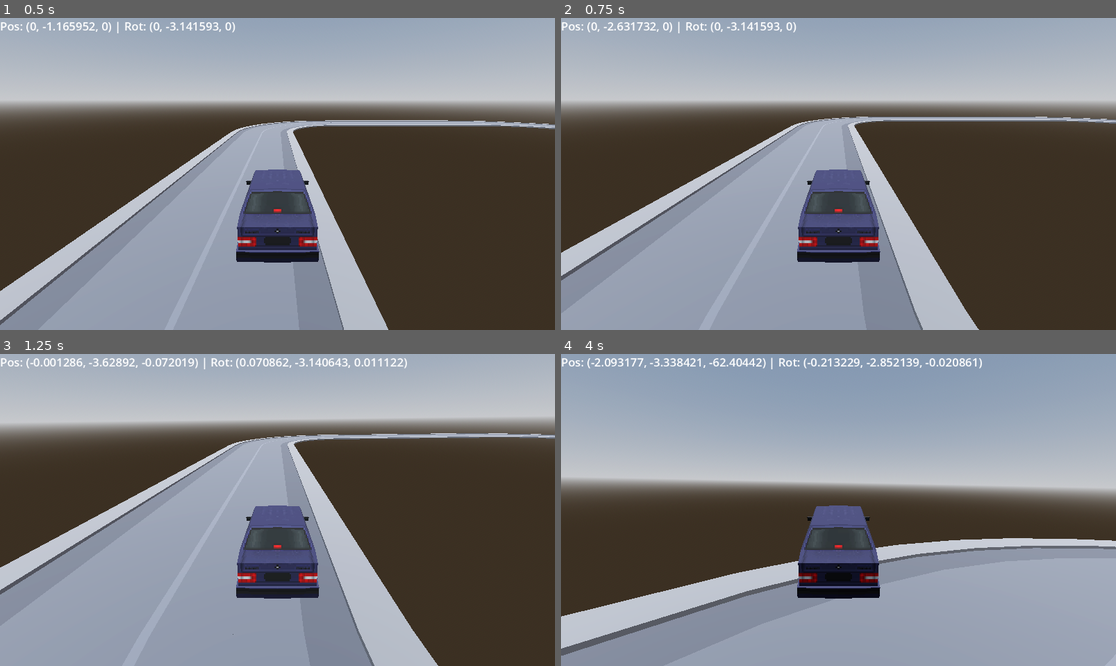
Above: before the commit, frames 1-4 (two rows, left to right).
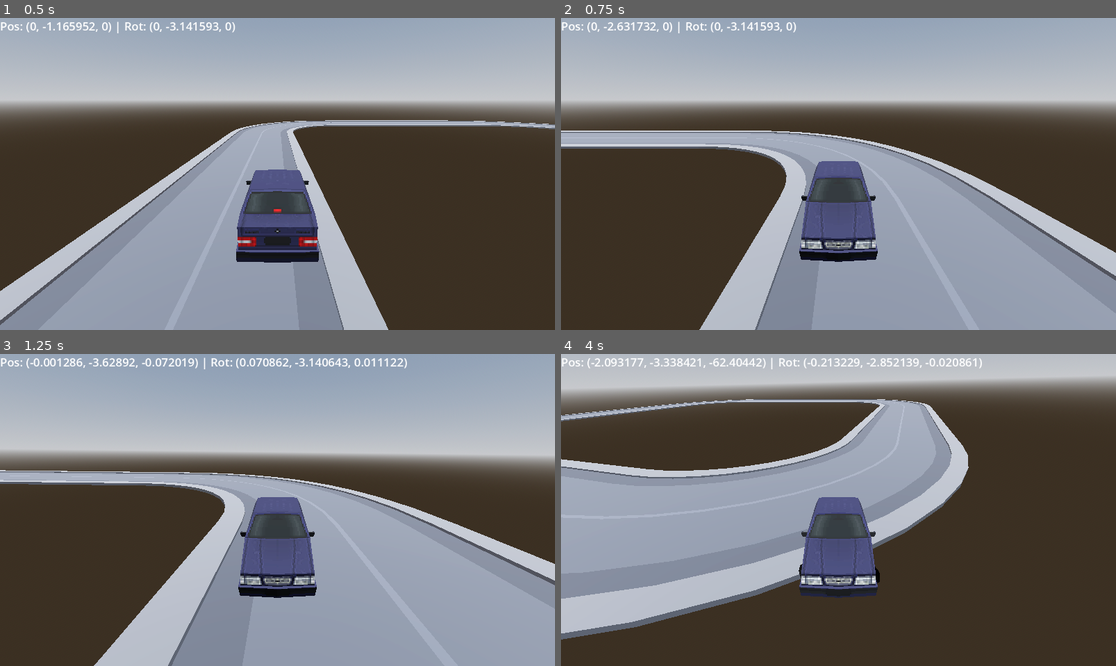
Above: after the commit, the same moments.

Repository: bstephe9/Racing-Game
Game: Godot game, scene res://main/main.tscn
Same seed, same stepped clock (60 frames per second), same inputs: the game is played once before the commit and once after it.
Inputs:
- Up to frame 1 (0.5 s): no input
- Up to frame 2 (0.75 s): hold Up (move_forward) from 0.53 s (still down); hold Shift (look_behind) from 0.53 s (still down)
- Up to frame 3 (1.25 s): keep holding Up (move_forward); keep holding Shift (look_behind)
- Up to frame 4 (4 s): release Shift (look_behind) at 1.28 s; tap Shift (look_behind) at 1.35, 2.85 s; hold Shift (look_behind) 2.03-2.78 s; tap Tab (mouse_capture) at 2.1 s; release Up (move_forward) at 3.53 s; hold Left (turn_left) from 3.53 s (still down); hold Shift (look_behind) from 3.53 s (still down)

Frame 1 is identical in both runs. In frame 2, 41% of the frame differs, in the area x 0-100%, y 31-100%; in frame 3, 59%; in frame 4, 86%, in the area x 0-100%, y 0-100%.

Commit message:
feat: Add rearview camera

Diff:
--- a/project.godot
+++ b/project.godot
@@ -18,6 +18,10 @@
 [autoload]
 
 Global="*res://main/global.gd"
+
+[display]
+
+window/size/always_on_top=true
 
 [filesystem]
 
--- /dev/null
+++ b/vehicle/camera/camera_pivot.gd
@@ -0,0 +1,7 @@
+extends Node3D
+
+func _unhandled_input(event: InputEvent) -> void:
+	if Input.is_action_pressed("look_behind"):
+		$RearCamera.make_current()
+	else:
+		$ForwardCamera.make_current()
--- a/vehicle/vehicle.tscn
+++ b/vehicle/vehicle.tscn
@@ -1,7 +1,8 @@
-[gd_scene load_steps=16 format=3 uid="uid://bj64dkf85bq75"]
+[gd_scene load_steps=17 format=3 uid="uid://bj64dkf85bq75"]
 
 [ext_resource type="Script" path="res://vehicle/vehicle.gd" id="1_3h4v3"]
 [ext_resource type="Texture2D" uid="uid://dqxgjrwxlhgmw" path="res://vehicle/Car2_car2.png" id="1_va1am"]
+[ext_resource type="Script" path="res://vehicle/camera/camera_pivot.gd" id="3_5x0ug"]
 
 [sub_resource type="PhysicsMaterial" id="PhysicsMaterial_2vdav"]
 friction = 0.9
@@ -236,6 +237,10 @@
 skeleton = NodePath("")
 
 [node name="CameraPivot" type="Node3D" parent="."]
-
-[node name="Camera3D" type="Camera3D" parent="CameraPivot"]
+script = ExtResource("3_5x0ug")
+
+[node name="ForwardCamera" type="Camera3D" parent="CameraPivot"]
 transform = Transform3D(-1, -2.99003e-08, 8.21505e-08, 0, 0.939693, 0.34202, -8.74228e-08, 0.34202, -0.939693, 0, 5, -8)
+
+[node name="RearCamera" type="Camera3D" parent="CameraPivot"]
+transform = Transform3D(1, 0, 0, 0, 0.939693, 0.34202, 0, -0.34202, 0.939693, 0, 5, 8)
